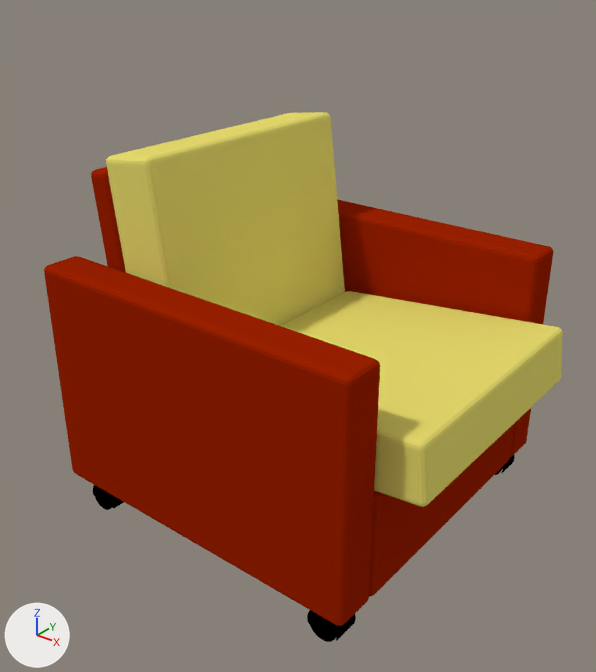
Before and after pictures for a commit that changed the Blender file blender_ws/armchair.blend.
Before and after are seen from a camera (50 mm lens) standing at (0.533, -1.068, 0.824) and looking at (-0.282, -0.05, 0.193). Every picture has the same lights, and +X, +Y and +Z are marked at lower left.
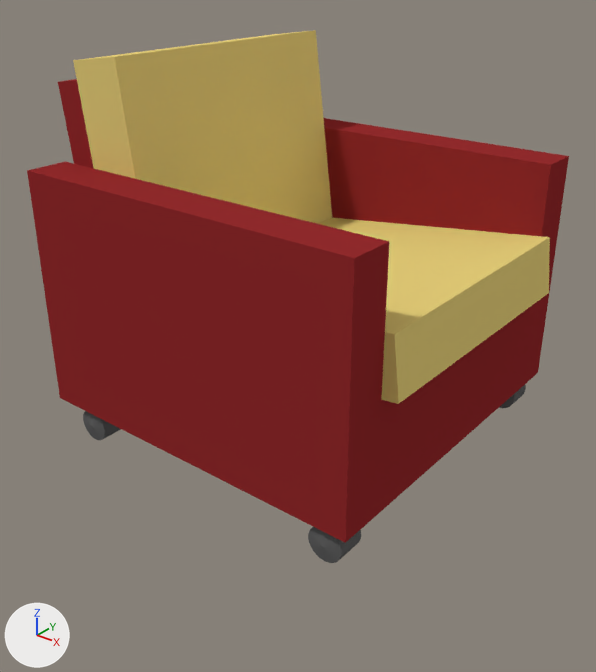
Boxes (x1, y1, x2, y2) around the edits, measured in the pictures (596 x 672 px):
'Cube', recoloured, reshaped
    before: (44, 112, 563, 642)
    after: (27, 30, 569, 563)
part 1 of me_cube_001, added (red)
    after: (376, 306, 532, 515)
part 2 of me_cube_001, added
    after: (308, 527, 361, 563)
part 3 of me_cube_001, added
    after: (499, 385, 526, 408)
part 4 of me_cube_001, added
    after: (83, 411, 121, 440)
part 5 of me_cube_001, rebuilt (13% wider)
    before: (337, 199, 553, 457)
    after: (324, 118, 569, 387)
part 6 of me_cube_001, rebuilt (8% wider)
    before: (44, 256, 380, 626)
    after: (27, 162, 389, 543)
part 7 of me_cube_001, rebuilt
    before: (91, 167, 126, 273)
    after: (73, 30, 332, 224)
part 8 of me_cube_001, added (red)
    after: (58, 79, 93, 168)
part 9 of me_cube_001, deleted (yellow)
    before: (93, 112, 563, 642)
part 10 of me_cube_001, cut back (yellow)
    after: (318, 218, 550, 404)

Diff of the bpy script that builds the scene:
```diff
--- a/blender_ws/armchair.blend.py
+++ b/blender_ws/armchair.blend.py
@@ mat_red @@
 mat_red = diffuse_material('red')
-mat_red.base_color = (0.326, 0.0155, 0.0)  # brown #9b2100
+mat_red.base_color = (0.296, 0.0245, 0.0265)  # red #942b2d
@@ mat_yellowish @@
+mat_yellowish = diffuse_material('yellowish')
+mat_yellowish.base_color = (0.8, 0.631, 0.195)  # yellow #e7d07a
@@ mat_gray @@
+mat_gray = diffuse_material('gray')
+mat_gray.base_color = (0.119, 0.119, 0.119)  # dark grey #616161
@@ me_cube_001 @@
 # used by ob_cube; location = (0.0, 0.0, 0.0)
-me_cube_001.from_pydata(...)  # 1908 vertices, 2808 faces, 16 loose edges; spans x -0.623..0.092, y -0.317..0.317, z -0.158..0.518
+me_cube_001.from_pydata(...)  # 716 vertices, 816 faces; spans x -0.623..0.044, y -0.317..0.317, z 0.0..0.663
+# me_cube_001 part 1: a new loose piece, a box spanning x -0.016..0.016, y -0.243..0.242, z 0.065..0.26, in mat_red (red #942b2d)
+# me_cube_001 part 2: a new loose piece, a UV sphere (32 segments, 3 rings, poles along y) spanning x -0.058..0.002, y -0.31..-0.25, z 0.0..0.06, in mat_gray (dark grey #616161)
+# me_cube_001 part 3: a new loose piece, a UV sphere (32 segments, 3 rings, poles along y) spanning x -0.058..0.002, y 0.25..0.31, z 0.0..0.06, in mat_gray (dark grey #616161)
+# me_cube_001 part 4: a new loose piece, a UV sphere (32 segments, 3 rings, poles along y) spanning x -0.578..-0.519, y -0.31..-0.25, z 0.0..0.06, in mat_gray (dark grey #616161)
+# me_cube_001 part 5: the loose piece of 102 vertices spanning x -0.623..0.016, y 0.243..0.317, z -0.097..0.322 is rebuilt with 12 vertices and now spans x -0.623..0.016, y 0.242..0.317, z 0.065..0.485
+# me_cube_001 part 6: the loose piece of 102 vertices spanning x -0.623..0.016, y -0.317..-0.243, z -0.097..0.322 is rebuilt with 12 vertices and now spans x -0.623..0.016, y -0.317..-0.243, z 0.065..0.485
+# me_cube_001 part 7: the loose piece of 96 vertices spanning x -0.566..-0.471, y -0.243..0.243, z 0.009..0.483 is rebuilt with 8 vertices and now spans x -0.572..-0.413, y -0.243..0.242, z 0.194..0.663, in mat_yellowish (yellow #e7d07a)
+# me_cube_001 part 8: a new loose piece of 16 vertices spanning x -0.618..-0.012, y -0.243..0.242, z 0.155..0.621, in mat_red (red #942b2d)
+# me_cube_001 part 9: 23 loose pieces with 1496 vertices, spanning x -0.582..0.092, y -0.311..0.312, z -0.158..0.518, are deleted
+# me_cube_001 part 10
+# 112 vertices are removed from x -0.512..-0.016, y -0.243..0.243, z 0.009..0.096
+# 98 faces are deleted
+# 16 loose edges are deleted
+# 8 vertices are added at x -0.425..0.044, y -0.243..0.242, z 0.207..0.363
+# 6 new faces join them, mat_yellowish (yellow #e7d07a)
+# me_cube_001 part 11: the surface is now shaded flat
 me_cube_001.materials.append(mat_red)
-me_cube_001.materials.append(mat_plain)  # yellow #e7dc6e
-me_cube_001.materials.append(mat_black)  # black #000000
+me_cube_001.materials.append(mat_yellowish)  # yellow #e7d07a
+me_cube_001.materials.append(mat_gray)  # dark grey #616161
```
